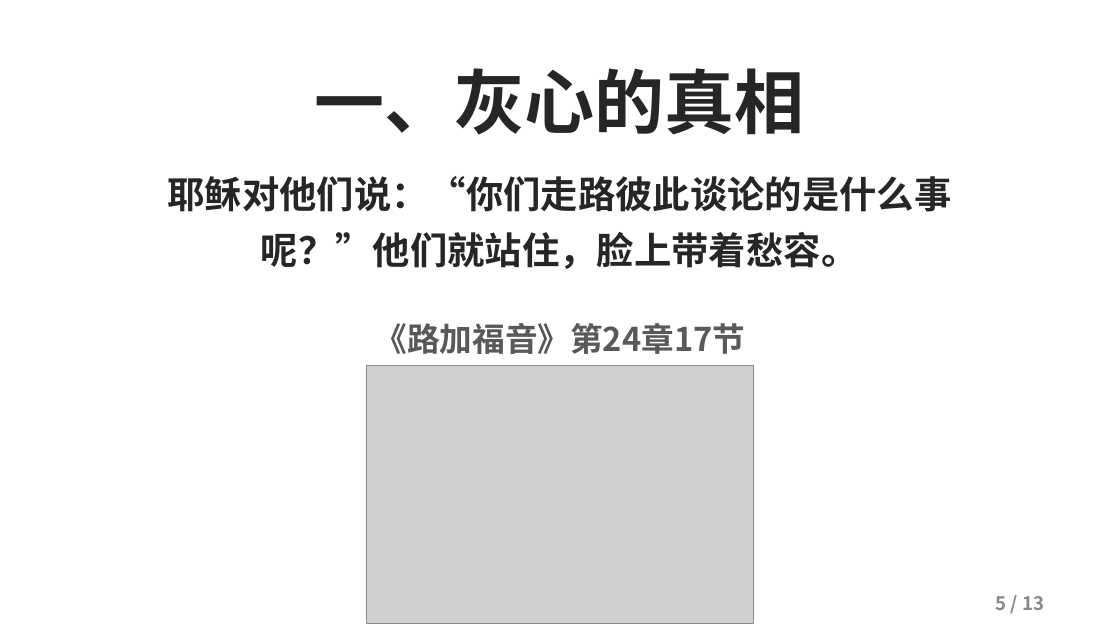
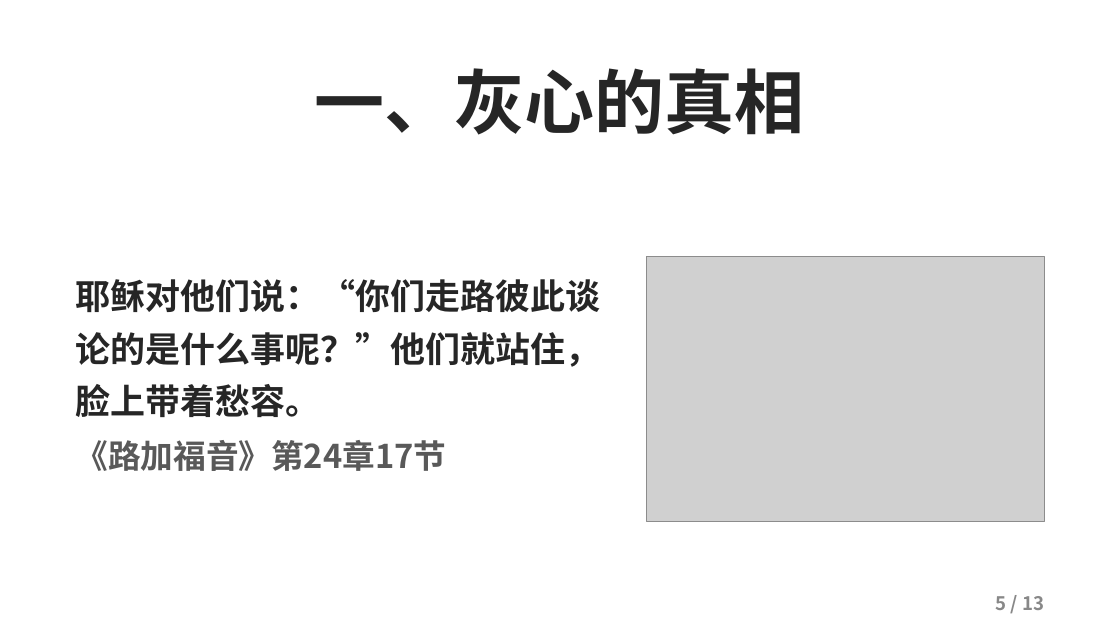
Before and after one commit to kaylechou/propresenter-lyric-tool, a slide deck: slide 5 of docs/从灰心到见证.pptx. Drawn at 1120x630 pixels with LibreOffice and Linux fonts; fonts in the diff are those of the drawing; grey boxes stand for pictures; background and template pictures are left out. Boxes give left, top, right and bottom in pixels: in the first picture for what was removed or moved away, otherwise in the second. Text is boxed around its words. In the diff, an @@ line names an element or a change of style, - is before the commit and + after.

```diff
--- a/docs/从灰心到见证.pptx
+++ b/docs/从灰心到见证.pptx
@@ text "耶稣对他们说：“你们走路彼此谈论的是什么事呢？”他们就站住，脸上带着愁容。": place and size @@
-text "耶稣对他们说：“你们走路彼此谈论的是什么事呢？”他们就站住，脸上带着愁容。" at [167,176,951,269]
+text "耶稣对他们说：“你们走路彼此谈论的是什么事呢？”他们就站住，脸上带着愁容。" at [76,279,601,471]
@@ text "耶稣对他们说：“你们走路彼此谈论的是什么事呢？”他们就站住，脸上带着愁容。" at [76,279,601,471]: vertical alignment top to middle @@
@@ picture: place and size @@
-picture at [367,365,754,623]
+picture at [647,256,1044,521]
@@ text at [76,279,601,417]: size 32 to 30 pt in "耶稣对他们说：“你们走路彼此谈论的是什么事呢？”他们就站住，脸上带着愁容。"; alignment centre to left @@
@@ text removed at [375,323,746,354] @@
-《路加福音》第24章17节
@@ text at [76,440,447,471]: paragraph added @@
+《路加福音》第24章17节
```
Also in this commit, not shown: 3 other slides changed.
